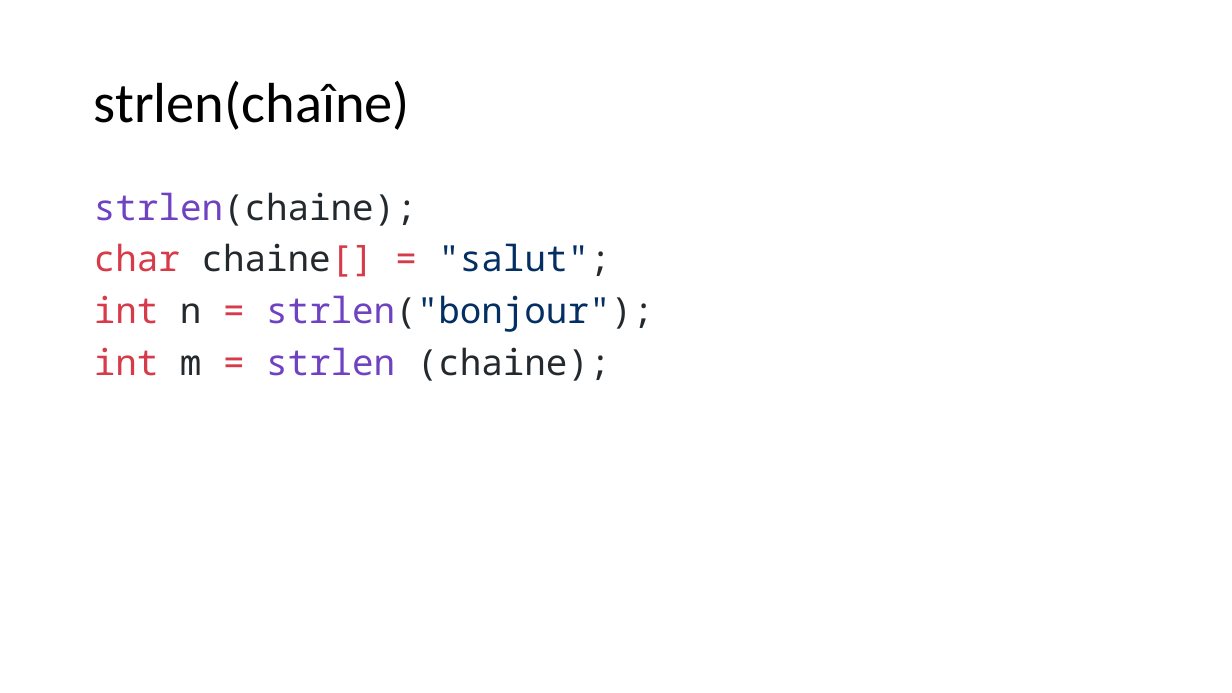
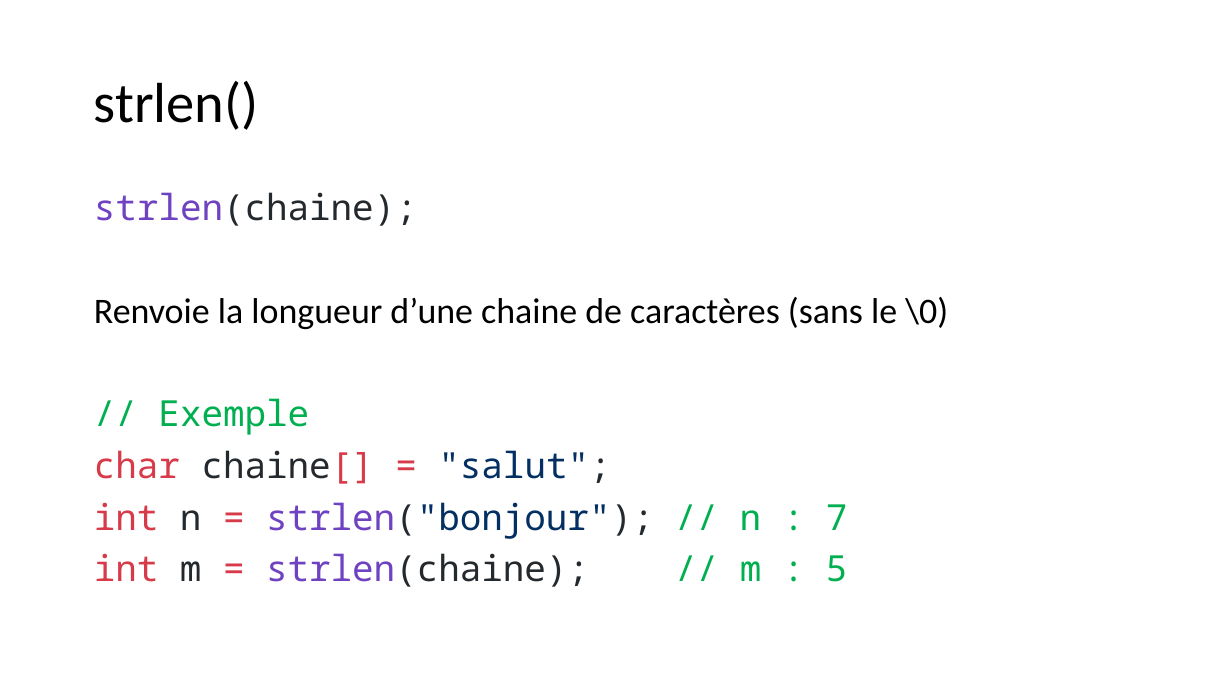
Before and after one commit to standard3/BTS1, a slide deck: slide 15 of 02_C/03_Tableaux/tableaux.pptx. Drawn at 1232x693 pixels with LibreOffice and Linux fonts; fonts in the diff are those of the drawing. Boxes give left, top, right and bottom in pixels: in the first picture for what was removed or moved away, otherwise in the second. Text is boxed around its words. In the diff, an @@ line names an element or a change of style, - is before the commit and + after.

```diff
--- a/02_C/03_Tableaux/tableaux.pptx
+++ b/02_C/03_Tableaux/tableaux.pptx
@@ title at (94, 81, 259, 130): text changed @@
-strlen(chaîne)
+strlen()
@@ text at (94, 297, 948, 435): paragraphs added @@
+Renvoie la longueur d’une chaine de caractères (sans le \0)
+// Exemple
@@ text at (94, 502, 848, 587): text changed @@
-int n = strlen("bonjour");
-int m = strlen (chaine);
+int n = strlen("bonjour"); // n : 7
+int m = strlen(chaine); // m : 5
```
Also in this commit, not shown: 10 other slides changed, 5 slides added, 4 other files.
